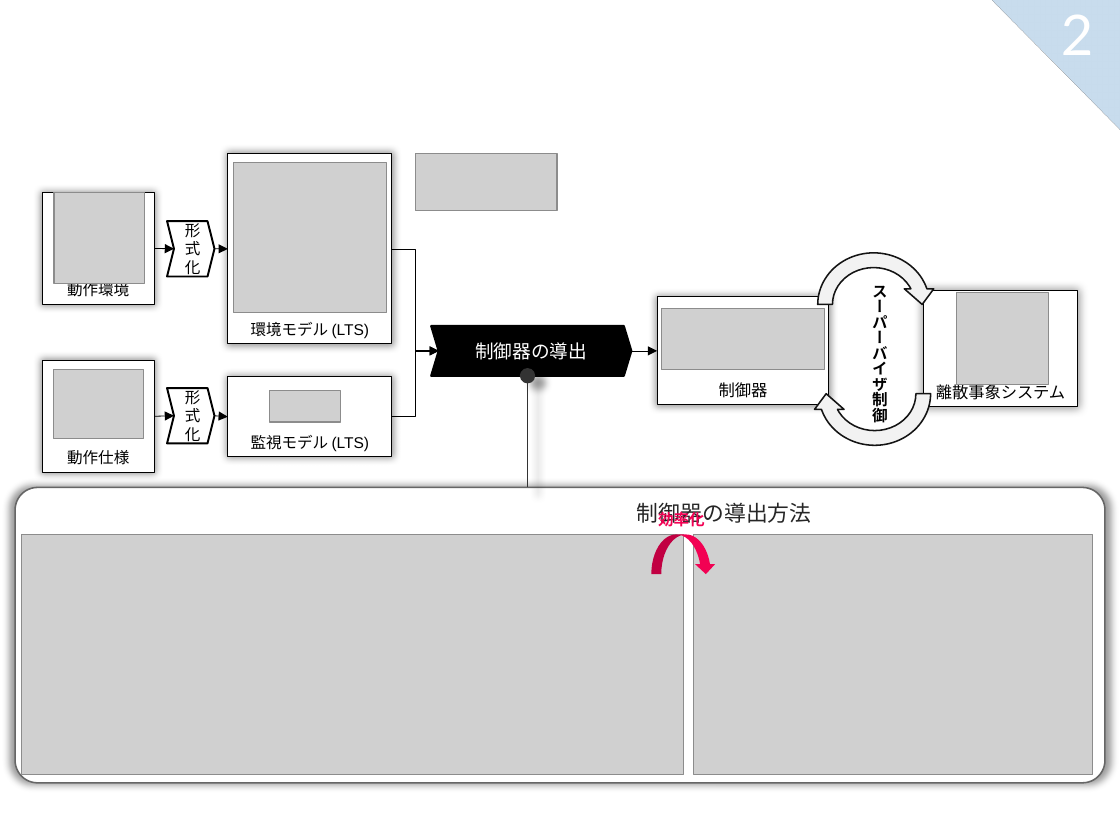
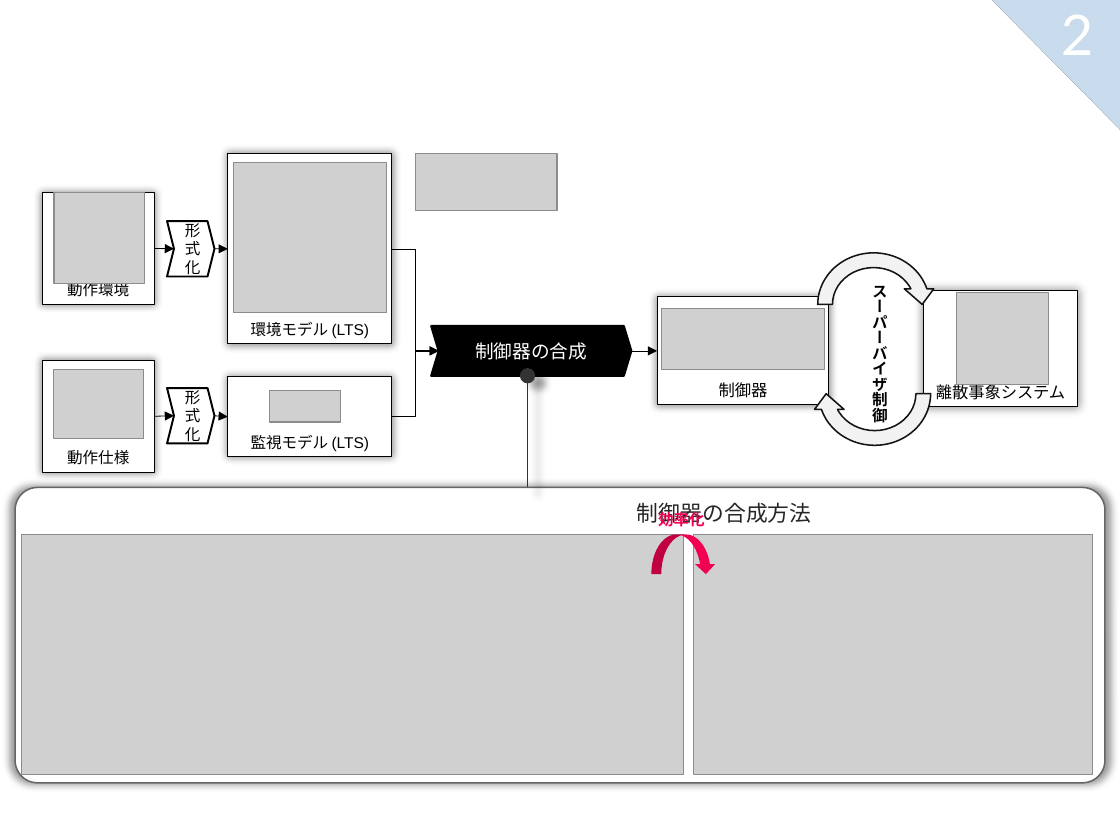
Before and after one commit to tei-lab-univ/2025-midterm-report-YukiTsuzuku, a slide deck: slide 2 of figures/figures.pptx. Drawn at 1120x840 pixels with LibreOffice and Linux fonts; fonts in the diff are those of the drawing; grey boxes stand for pictures. Boxes give left, top, right and bottom in pixels: in the first picture for what was removed or moved away, otherwise in the second. Text is boxed around its words. In the diff, an @@ line names an element or a change of style, - is before the commit and + after.

```diff
--- a/figures/figures.pptx
+++ b/figures/figures.pptx
@@ text in chevron at bbox=[475, 342, 587, 360]: text changed @@
-制御器の導出
+制御器の合成
@@ text in rounded rectangle at bbox=[637, 502, 811, 527]: text changed @@
-制御器の導出方法
+制御器の合成方法
```
Also in this commit, not shown: 3 other files.
